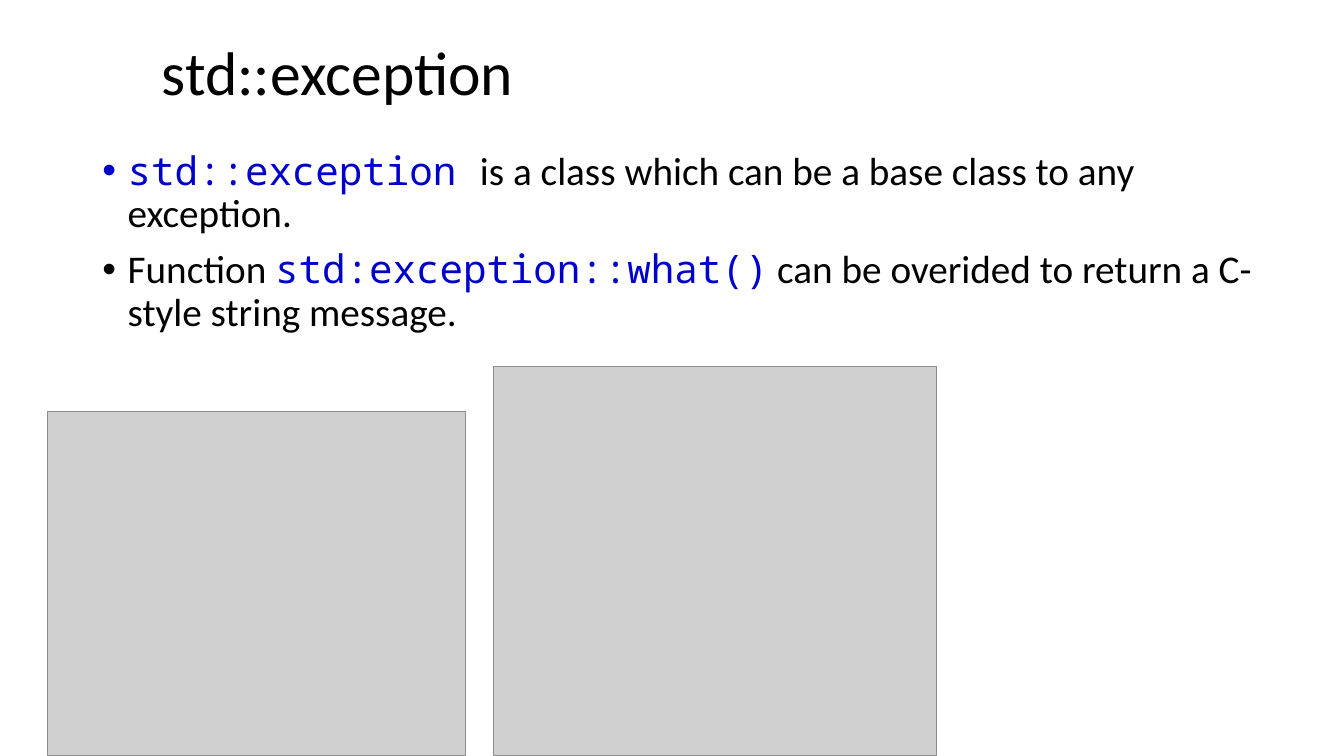
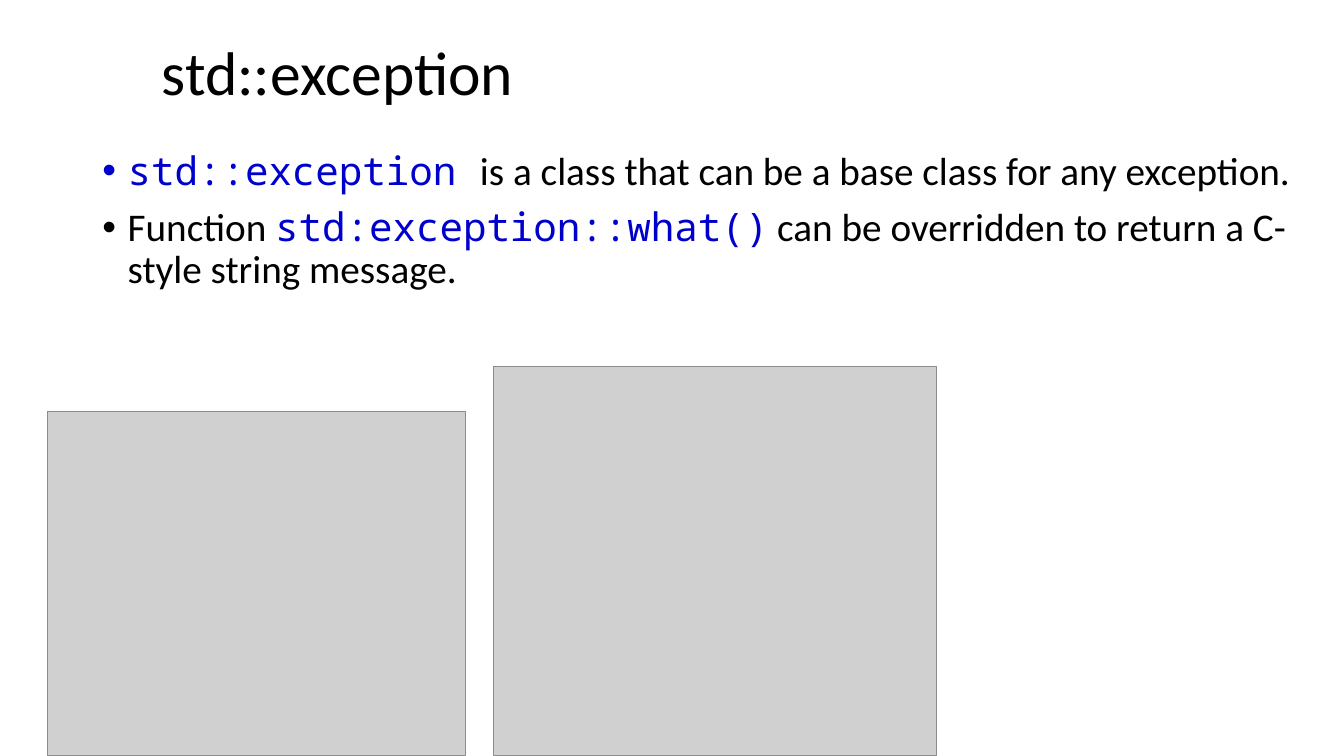
Before and after one commit to ShiqiYu/CPP, a slide deck: slide 20 of week14/Lecture14.pptx. Drawn at 1344x756 pixels with LibreOffice and Linux fonts; fonts in the diff are those of the drawing; grey boxes stand for pictures; background and template pictures are left out. Boxes give left, top, right and bottom in pixels: in the first picture for what was removed or moved away, otherwise in the second. Text is boxed around its words. In the diff, an @@ line names an element or a change of style, - is before the commit and + after.

Commit message:
typoes

```diff
--- a/week14/Lecture14.pptx
+++ b/week14/Lecture14.pptx
@@ text at bbox=[128, 155, 1290, 290]: text changed @@
-• std::exception is a class which can be a base class to any exception.
-• Function std:exception::what() can be overided to return a C-style string message.
+• std::exception is a class that can be a base class for any exception.
+• Function std:exception::what() can be overridden to return a C-style string message.
```
